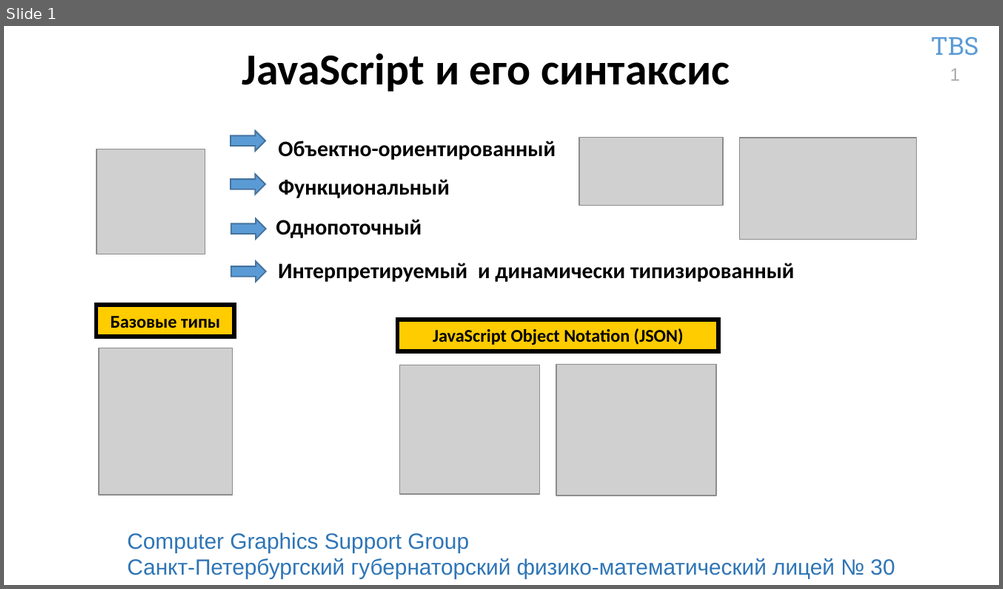
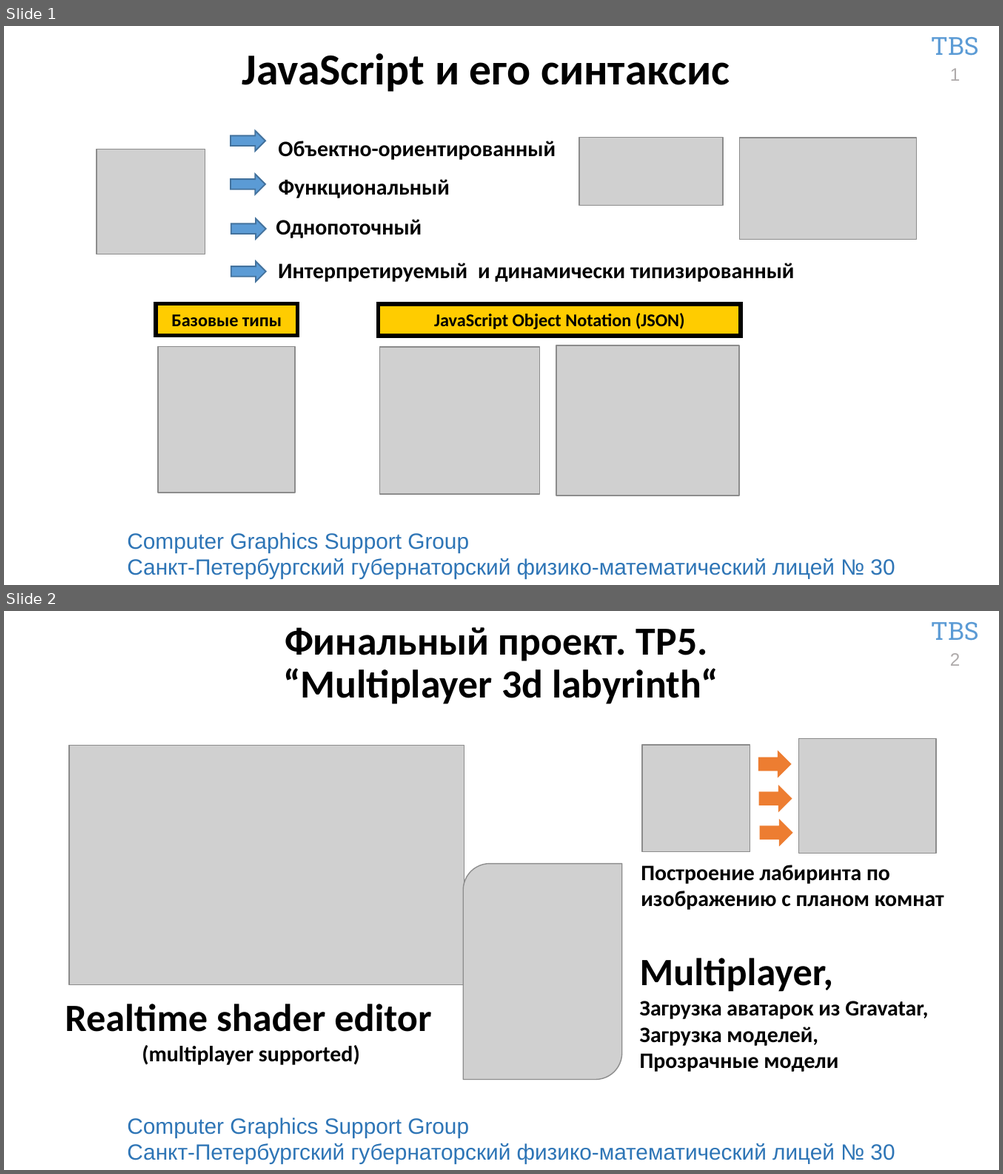
Before and after one commit to TimmPeterson/SUM2024, a slide deck: PRESENTATION/JavaScript1.pptx. Shown one above the other, each under a label of ours: slide 1 before the commit, slides 1 and 2 after it. The pictures are 1003x589 and 1003x1174 pixels, drawn with LibreOffice and Linux fonts; fonts in the diff are those of the drawing; grey boxes stand for pictures; background and template pictures are left out. Boxes give left, top, right and bottom in pixels: in the first picture for what was removed or moved away, otherwise in the second. Text is boxed around its words. In the diff, an @@ line names an element or a change of style, - is before the commit and + after.

Commit message:
Presentation updated from remote.

```diff
--- a/PRESENTATION/JavaScript1.pptx
+++ b/PRESENTATION/JavaScript1.pptx
@@ slide 2 added at box(4, 611, 999, 1170), background #FFFFFF; not listed: 3 template elements that a slide beside it also shows @@
@@ title added at box(283, 627, 717, 704), 28.8 pt, text #000000, bold @@
+Финальный проект. TP5.
+“Multiplayer 3d labyrinth“
@@ group added at box(68, 738, 944, 1079): 4 pictures, 3 right arrows, 2 texts @@
+Построение лабиринта по изображению с планом комнат
+Multiplayer,
+Загрузка аватарок из Gravatar,
+Загрузка моделей,
+Прозрачные модели
@@ text added at box(65, 1004, 431, 1065), 16 pt, text #000000, bold @@
+Realtime shader editor
+(multiplayer supported)
@@ slide 1 changed as well @@
@@ rectangle "Базовые типы": place and size @@
-rectangle "Базовые типы" at box(96, 306, 235, 338)
+rectangle "Базовые типы" at box(155, 304, 296, 335)
@@ rectangle "JavaScript Object Notation (JSON)": place and size @@
-rectangle "JavaScript Object Notation (JSON)" at box(397, 319, 718, 351)
+rectangle "JavaScript Object Notation (JSON)" at box(378, 304, 740, 336)
@@ picture: place and size @@
-picture at box(99, 348, 232, 495)
+picture at box(158, 347, 294, 494)
@@ picture: place and size @@
-picture at box(400, 365, 540, 494)
+picture at box(380, 347, 540, 494)
@@ picture: place and size @@
-picture at box(556, 364, 716, 495)
+picture at box(556, 345, 739, 495)
```
